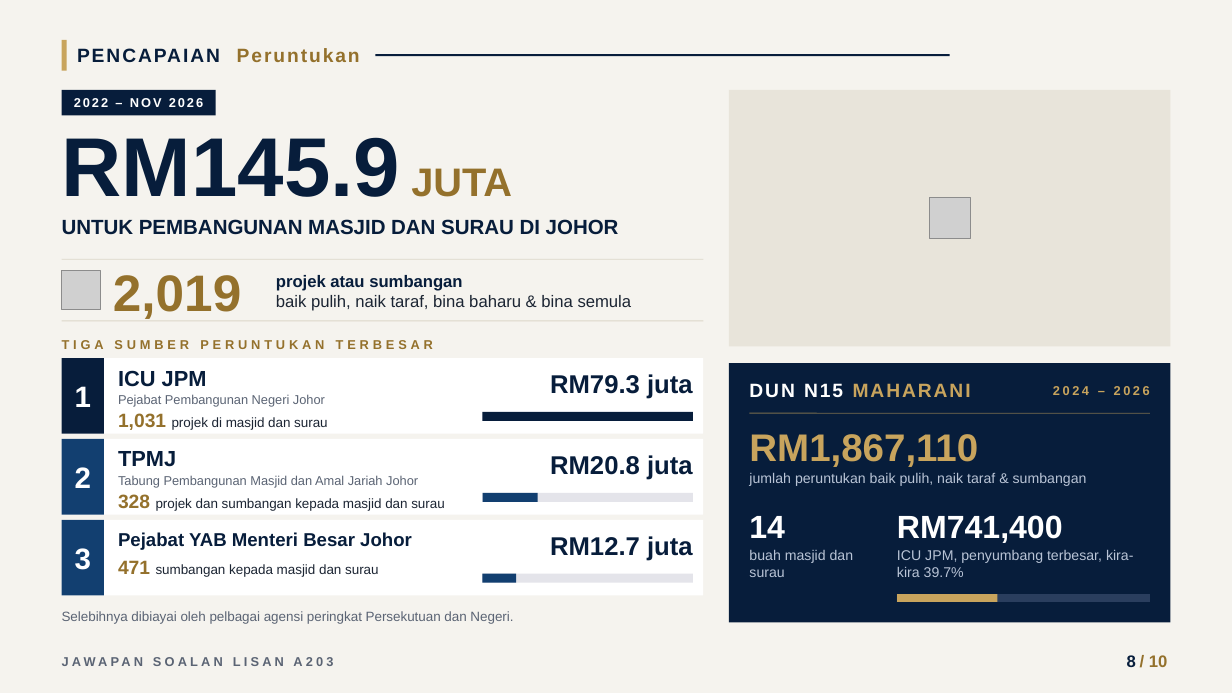
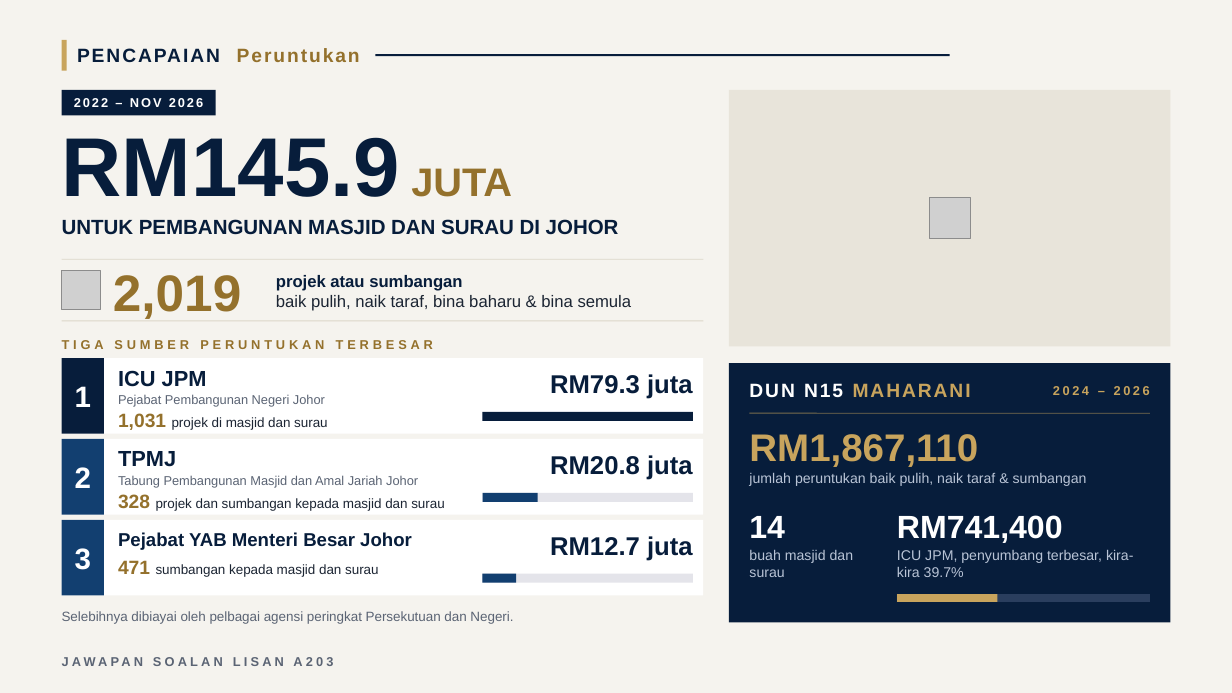
Before and after one commit to nawaljoe/Nawal, a slide deck: slide 8 of infografik-a203/pptx/A203_Infografik_16x9.pptx. Drawn at 1232x693 pixels with LibreOffice and Linux fonts; fonts in the diff are those of the drawing; grey boxes stand for pictures; background and template pictures are left out. Boxes give left, top, right and bottom in pixels: in the first picture for what was removed or moved away, otherwise in the second. Text is boxed around its words. In the diff, an @@ line names an element or a change of style, - is before the commit and + after.

```diff
--- a/infografik-a203/pptx/A203_Infografik_16x9.pptx
+++ b/infografik-a203/pptx/A203_Infografik_16x9.pptx
@@ page number removed at <box>1127,655,1136,667</box> @@
-8
@@ text removed at <box>1149,655,1168,667</box> @@
-/ 10
```
Also in this commit, not shown: 7 other slides changed, 1 other file.
